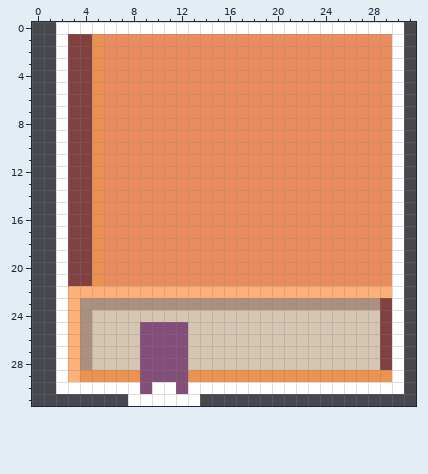
Two versions of one pixel-art sprite, Multy_Isaac/Assets/Resources/Sources/Images/Dic.png. This is how it looked before the edit.
The file is 32x32 pixels.
The result:
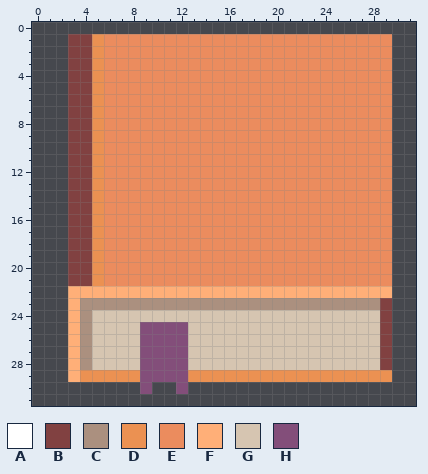
Palette (. is transparent): A #ffffff  B #814141  C #ab907f  D #eb9152  E #eb8c5e  F #ffaf78  G #d6c5b1  H #834e7a
What changed:
@@ x 0..31 @@
- 0 ..AAAAAAAAAAAAAAAAAAAAAAAAAAAAA.
- 1 ..ABBDEEEEEEEEEEEEEEEEEEEEEEEEA.
- 2 ..ABBDEEEEEEEEEEEEEEEEEEEEEEEEA.
- 3 ..ABBDEEEEEEEEEEEEEEEEEEEEEEEEA.
- 4 ..ABBDEEEEEEEEEEEEEEEEEEEEEEEEA.
- 5 ..ABBDEEEEEEEEEEEEEEEEEEEEEEEEA.
- 6 ..ABBDEEEEEEEEEEEEEEEEEEEEEEEEA.
- 7 ..ABBDEEEEEEEEEEEEEEEEEEEEEEEEA.
- 8 ..ABBDEEEEEEEEEEEEEEEEEEEEEEEEA.
- 9 ..ABBDEEEEEEEEEEEEEEEEEEEEEEEEA.
-10 ..ABBDEEEEEEEEEEEEEEEEEEEEEEEEA.
-11 ..ABBDEEEEEEEEEEEEEEEEEEEEEEEEA.
-12 ..ABBDEEEEEEEEEEEEEEEEEEEEEEEEA.
-13 ..ABBDEEEEEEEEEEEEEEEEEEEEEEEEA.
-14 ..ABBDEEEEEEEEEEEEEEEEEEEEEEEEA.
-15 ..ABBDEEEEEEEEEEEEEEEEEEEEEEEEA.
-16 ..ABBDEEEEEEEEEEEEEEEEEEEEEEEEA.
-17 ..ABBDEEEEEEEEEEEEEEEEEEEEEEEEA.
-18 ..ABBDEEEEEEEEEEEEEEEEEEEEEEEEA.
-19 ..ABBDEEEEEEEEEEEEEEEEEEEEEEEEA.
-20 ..ABBDEEEEEEEEEEEEEEEEEEEEEEEEA.
-21 ..ABBDEEEEEEEEEEEEEEEEEEEEEEEEA.
-22 ..AFFFFFFFFFFFFFFFFFFFFFFFFFFFA.
-23 ..AFCCCCCCCCCCCCCCCCCCCCCCCCCBA.
-24 ..AFCGGGGGGGGGGGGGGGGGGGGGGGGBA.
-25 ..AFCGGGGHHHHGGGGGGGGGGGGGGGGBA.
-26 ..AFCGGGGHHHHGGGGGGGGGGGGGGGGBA.
-27 ..AFCGGGGHHHHGGGGGGGGGGGGGGGGBA.
-28 ..AFCGGGGHHHHGGGGGGGGGGGGGGGGBA.
-29 ..AFDDDDDHHHHDDDDDDDDDDDDDDDDDA.
-30 ..AAAAAAAHAAHAAAAAAAAAAAAAAAAAA.
-31 ........AAAAAA..................
+ 0 ................................
+ 1 ...BBDEEEEEEEEEEEEEEEEEEEEEEEE..
+ 2 ...BBDEEEEEEEEEEEEEEEEEEEEEEEE..
+ 3 ...BBDEEEEEEEEEEEEEEEEEEEEEEEE..
+ 4 ...BBDEEEEEEEEEEEEEEEEEEEEEEEE..
+ 5 ...BBDEEEEEEEEEEEEEEEEEEEEEEEE..
+ 6 ...BBDEEEEEEEEEEEEEEEEEEEEEEEE..
+ 7 ...BBDEEEEEEEEEEEEEEEEEEEEEEEE..
+ 8 ...BBDEEEEEEEEEEEEEEEEEEEEEEEE..
+ 9 ...BBDEEEEEEEEEEEEEEEEEEEEEEEE..
+10 ...BBDEEEEEEEEEEEEEEEEEEEEEEEE..
+11 ...BBDEEEEEEEEEEEEEEEEEEEEEEEE..
+12 ...BBDEEEEEEEEEEEEEEEEEEEEEEEE..
+13 ...BBDEEEEEEEEEEEEEEEEEEEEEEEE..
+14 ...BBDEEEEEEEEEEEEEEEEEEEEEEEE..
+15 ...BBDEEEEEEEEEEEEEEEEEEEEEEEE..
+16 ...BBDEEEEEEEEEEEEEEEEEEEEEEEE..
+17 ...BBDEEEEEEEEEEEEEEEEEEEEEEEE..
+18 ...BBDEEEEEEEEEEEEEEEEEEEEEEEE..
+19 ...BBDEEEEEEEEEEEEEEEEEEEEEEEE..
+20 ...BBDEEEEEEEEEEEEEEEEEEEEEEEE..
+21 ...BBDEEEEEEEEEEEEEEEEEEEEEEEE..
+22 ...FFFFFFFFFFFFFFFFFFFFFFFFFFF..
+23 ...FCCCCCCCCCCCCCCCCCCCCCCCCCB..
+24 ...FCGGGGGGGGGGGGGGGGGGGGGGGGB..
+25 ...FCGGGGHHHHGGGGGGGGGGGGGGGGB..
+26 ...FCGGGGHHHHGGGGGGGGGGGGGGGGB..
+27 ...FCGGGGHHHHGGGGGGGGGGGGGGGGB..
+28 ...FCGGGGHHHHGGGGGGGGGGGGGGGGB..
+29 ...FDDDDDHHHHDDDDDDDDDDDDDDDDD..
+30 .........H..H...................
+31 ................................
Changed places in both pictures, as pixel boxes (x1, y1, x2, y2):
erased: (56, 22, 404, 406)
